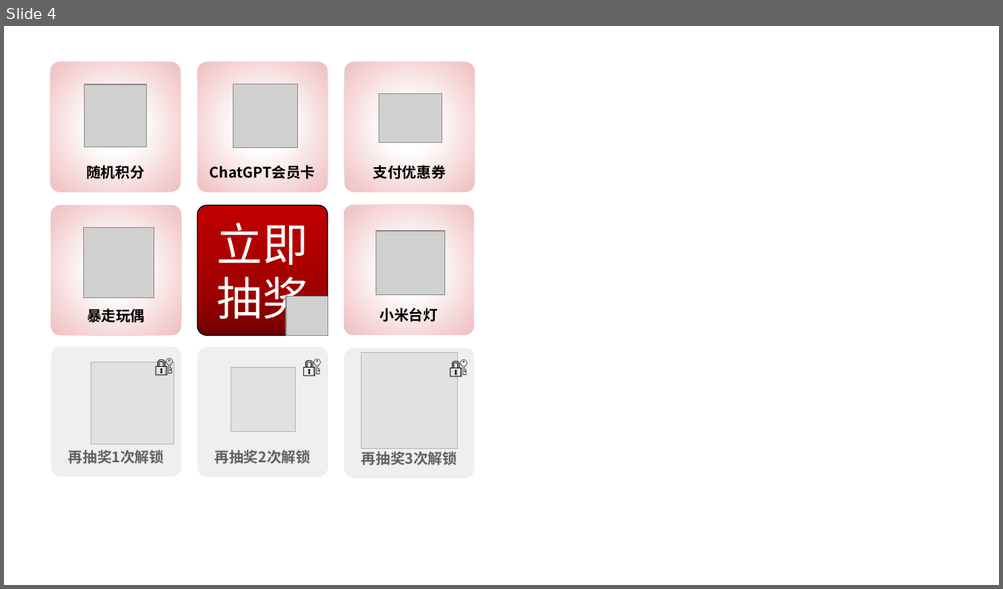
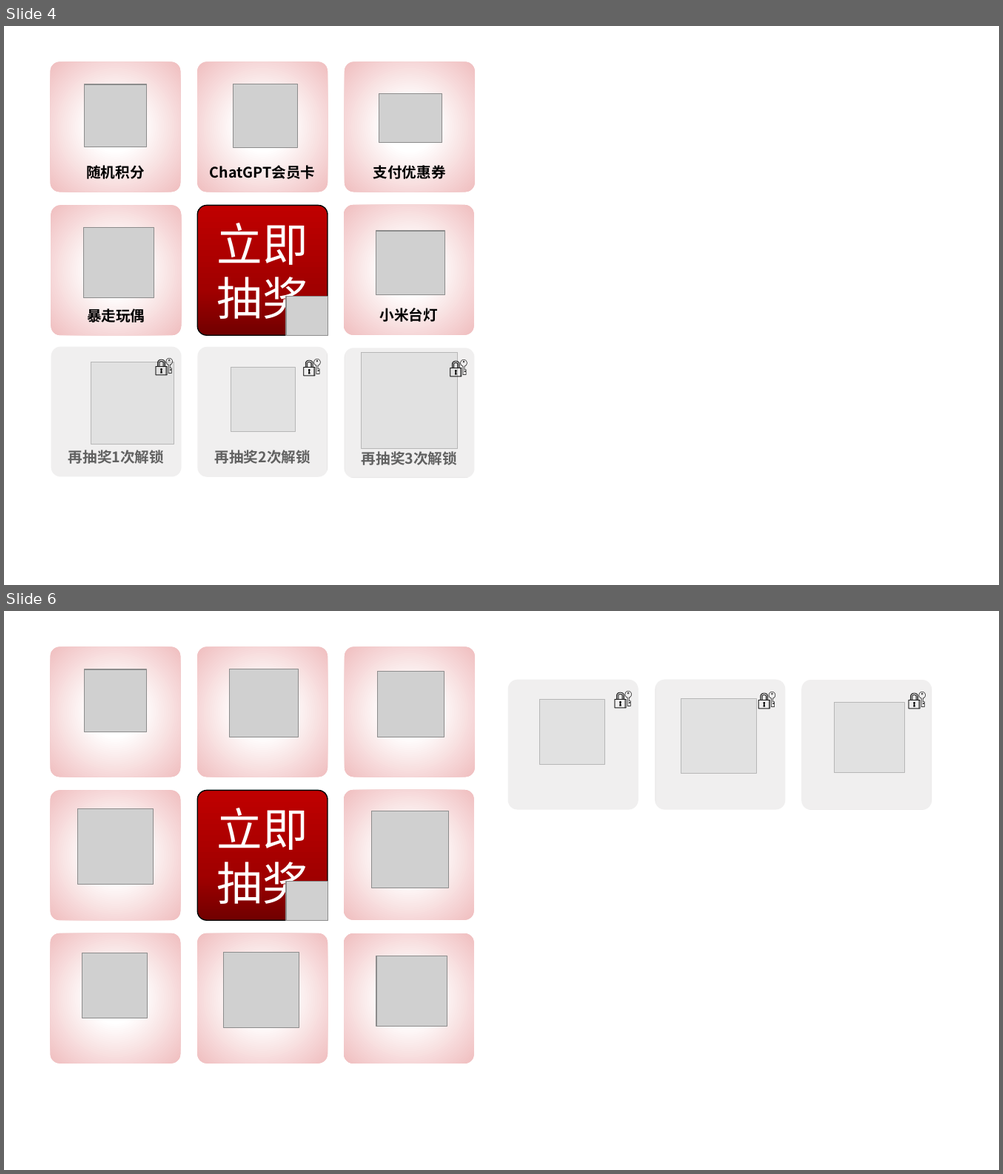
Before and after one commit to whitebear-coder/RaffleGEMFront, a slide deck: docs/抽奖素材.pptx. Shown one above the other, each under a label of ours: slide 4 before the commit, slides 4 and 6 after it; the slides between them are not shown. The pictures are 1003x589 and 1003x1174 pixels, drawn with LibreOffice and Linux fonts; fonts in the diff are those of the drawing; grey boxes stand for pictures. Boxes give left, top, right and bottom in pixels: in the first picture for what was removed or moved away, otherwise in the second. Text is boxed around its words. In the diff, an @@ line names an element or a change of style, - is before the commit and + after.

```diff
--- a/docs/抽奖素材.pptx
+++ b/docs/抽奖素材.pptx
@@ slide 6 added at (4,611,999,1170), background #FFFFFF @@
@@ rounded rectangle added at (51,647,180,777), fill gradient #FFFFFF to #F0BEBF @@
@@ rounded rectangle added at (197,647,327,777), fill gradient #FFFFFF to #F0BEBF @@
@@ rounded rectangle added at (344,647,474,777), fill gradient #FFFFFF to #F0BEBF @@
@@ picture added at (85,669,148,732) @@
@@ picture added at (229,669,298,737) @@
@@ picture added at (378,672,444,738) @@
@@ rounded rectangle added at (801,676,930,810), fill #FFFFFF at 38% opacity @@
@@ rounded rectangle added at (508,680,637,809), fill #E7E6E6 @@
@@ rounded rectangle added at (508,678,637,812), fill #FFFFFF at 38% opacity @@
@@ text added at (606,684,640,713), 18 pt, text #000000 @@
+🔐
@@ rounded rectangle added at (655,680,785,809), fill #E7E6E6 @@
@@ rounded rectangle added at (655,680,785,814), fill #FFFFFF at 38% opacity @@
@@ picture added at (681,698,757,774) @@
@@ text added at (750,684,784,713), 18 pt, text #000000 @@
+🔐
@@ rounded rectangle added at (802,680,931,809), fill #E7E6E6 @@
@@ text added at (900,684,933,713), 18 pt, text #000000 @@
+🔐
@@ picture added at (540,700,605,765) @@
@@ picture added at (834,702,904,772) @@
@@ text added at (835,715,930,734), 14 pt, text #000000, bold @@
+再抽奖3次解锁
@@ rounded rectangle added at (51,791,180,920), fill gradient #FFFFFF to #F0BEBF @@
@@ picture added at (78,809,153,885) @@
@@ rounded rectangle added at (197,791,327,920), fill gradient #720000 to #A20000 to #C00000, outline #ABC0E4 1 pt, 44 pt, text #FFFFFF @@
+立即
+抽奖
@@ rounded rectangle added at (344,790,473,920), fill gradient #FFFFFF to #F0BEBF @@
@@ picture added at (372,811,449,888) @@
@@ picture added at (286,882,328,920) @@
@@ rounded rectangle added at (51,934,180,1063), fill gradient #FFFFFF to #F0BEBF @@
@@ rounded rectangle added at (197,934,327,1063), fill gradient #FFFFFF to #F0BEBF @@
@@ rounded rectangle added at (344,934,473,1064), fill gradient #FFFFFF to #F0BEBF @@
@@ picture added at (82,954,148,1019) @@
@@ picture added at (223,953,299,1028) @@
@@ picture added at (376,957,447,1027) @@
```
Also in this commit, not shown: 1 other slide added.
